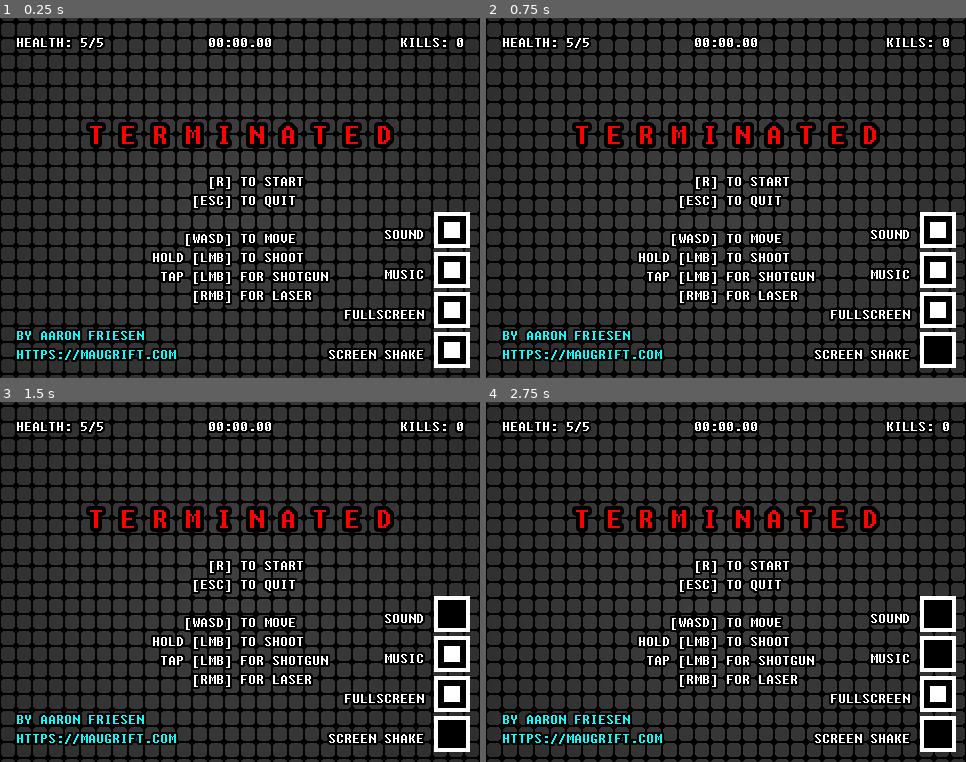
Above: before the commit, frames 1-4 (two rows, left to right).
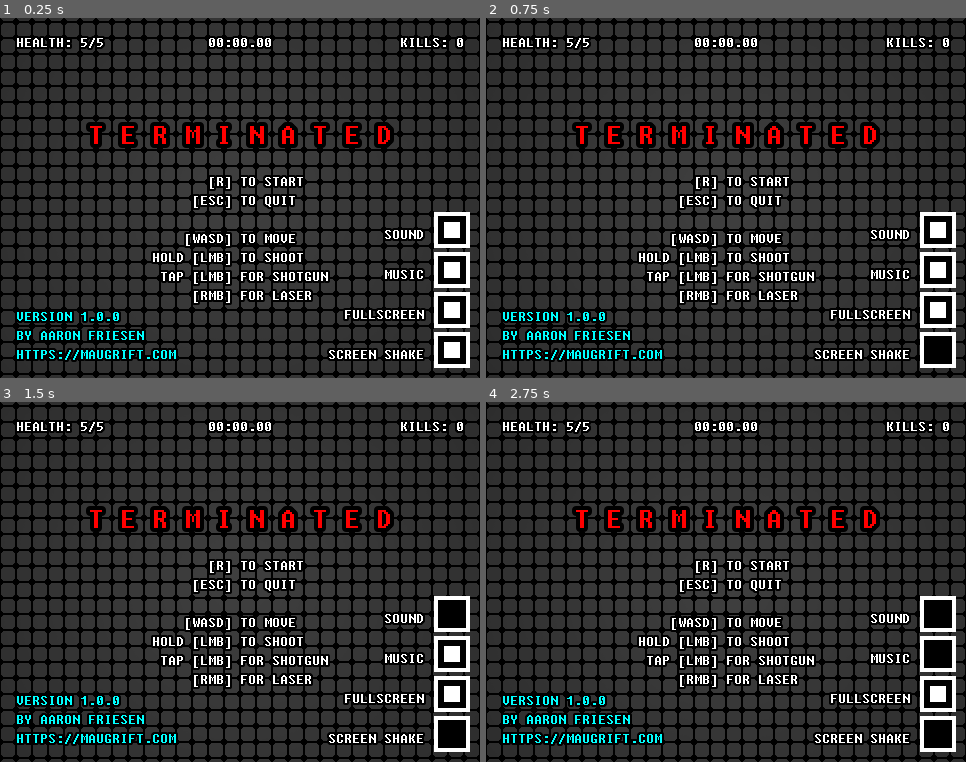
Above: after the commit, the same moments.

Repository: friedev/terminated
Game: Godot game, scene res://scenes/Main.tscn
Same seed, same stepped clock (60 frames per second), same inputs: the game is played once before the commit and once after it.
Inputs (mouse positions are in pixels of both pictures, inside the frame that each line leads up to):
- Up to frame 1 (0.25 s): no input
- Up to frame 2 (0.75 s): click (937, 349) at 0.5 s
- Up to frame 3 (1.5 s): click (451, 614) at 1.25 s
- Up to frame 4 (2.75 s): click (937, 654) at 2 s

The runs differ from the first frame. In frame 1, 0.5% of the frame differs, in the area x 3-26%, y 81-85%; in frame 2, 0.5%; in frame 3, 0.5%; in frame 4, 0.5%.

Commit message:
Add version number to main menu

Diff:
--- a/scenes/Main.tscn
+++ b/scenes/Main.tscn
@@ -129,6 +129,22 @@
 "_edit_use_anchors_": false
 }
 
+[node name="AuthorLabel" type="Label" parent="MenuLayer/Control"]
+modulate = Color( 0, 1, 1, 1 )
+anchor_top = 1.0
+anchor_bottom = 1.0
+margin_left = 16.0
+margin_top = 250.0
+margin_right = 176.0
+margin_bottom = 304.0
+theme = ExtResource( 7 )
+text = "VERSION 1.0.0
+BY AARON FRIESEN
+HTTPS://MAUGRIFT.COM"
+__meta__ = {
+"_edit_use_anchors_": false
+}
+
 [node name="InstructionsLabel" type="Label" parent="MenuLayer/Control"]
 anchor_left = 0.5
 anchor_top = 0.5
@@ -146,21 +162,6 @@
 HOLD [LMB] TO SHOOT
  TAP [LMB] FOR SHOTGUN
      [RMB] FOR LASER"
-__meta__ = {
-"_edit_use_anchors_": false
-}
-
-[node name="AuthorLabel" type="Label" parent="MenuLayer/Control"]
-modulate = Color( 0, 1, 1, 1 )
-anchor_top = 1.0
-anchor_bottom = 1.0
-margin_left = 16.0
-margin_top = 269.0
-margin_right = 176.0
-margin_bottom = 304.0
-theme = ExtResource( 7 )
-text = "BY AARON FRIESEN
-HTTPS://MAUGRIFT.COM"
 __meta__ = {
 "_edit_use_anchors_": false
 }
